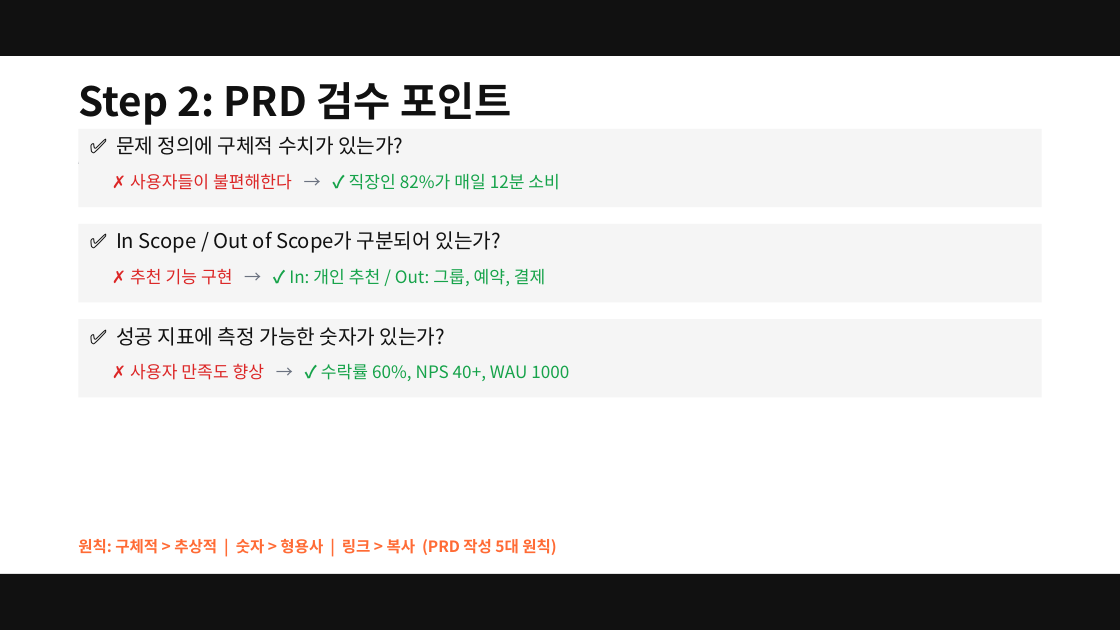
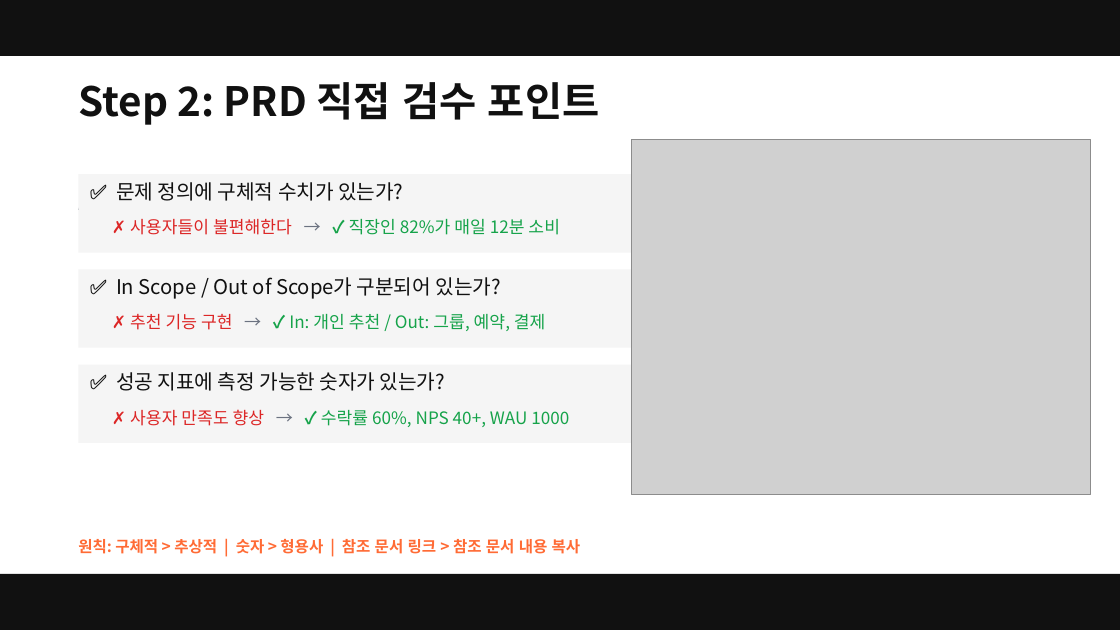
Before and after one commit to smilesjcha/ai-native-pm, a slide deck: slide 30 of projects/26Q3_Fastcampus-Lecture/assets/pptx/ai-native-pm-lecture.pptx (slide 29 before the commit). Drawn at 1120x630 pixels with LibreOffice and Linux fonts; fonts in the diff are those of the drawing; grey boxes stand for pictures. Boxes give left, top, right and bottom in pixels: in the first picture for what was removed or moved away, otherwise in the second. Text is boxed around its words. In the diff, an @@ line names an element or a change of style, - is before the commit and + after.

```diff
--- a/projects/26Q3_Fastcampus-Lecture/assets/pptx/ai-native-pm-lecture.pptx
+++ b/projects/26Q3_Fastcampus-Lecture/assets/pptx/ai-native-pm-lecture.pptx
@@ text at <box>78,82,600,125</box>: text changed @@
-Step 2: PRD 검수 포인트
+Step 2: PRD 직접 검수 포인트
@@ picture added at <box>632,139,1091,495</box> @@
@@ 7 texts, 3 rectangles: place and size @@
-7 texts, 3 rectangles at <box>78,129,1042,398</box>
+7 texts, 3 rectangles at <box>78,175,1042,444</box>
@@ text at <box>78,539,581,554</box>: text changed @@
-원칙: 구체적 > 추상적 | 숫자 > 형용사 | 링크 > 복사 (PRD 작성 5대 원칙)
+원칙: 구체적 > 추상적 | 숫자 > 형용사 | 참조 문서 링크 > 참조 문서 내용 복사
```
Also in this commit, not shown: 27 other slides changed, 1 slide added, 1 other file.
